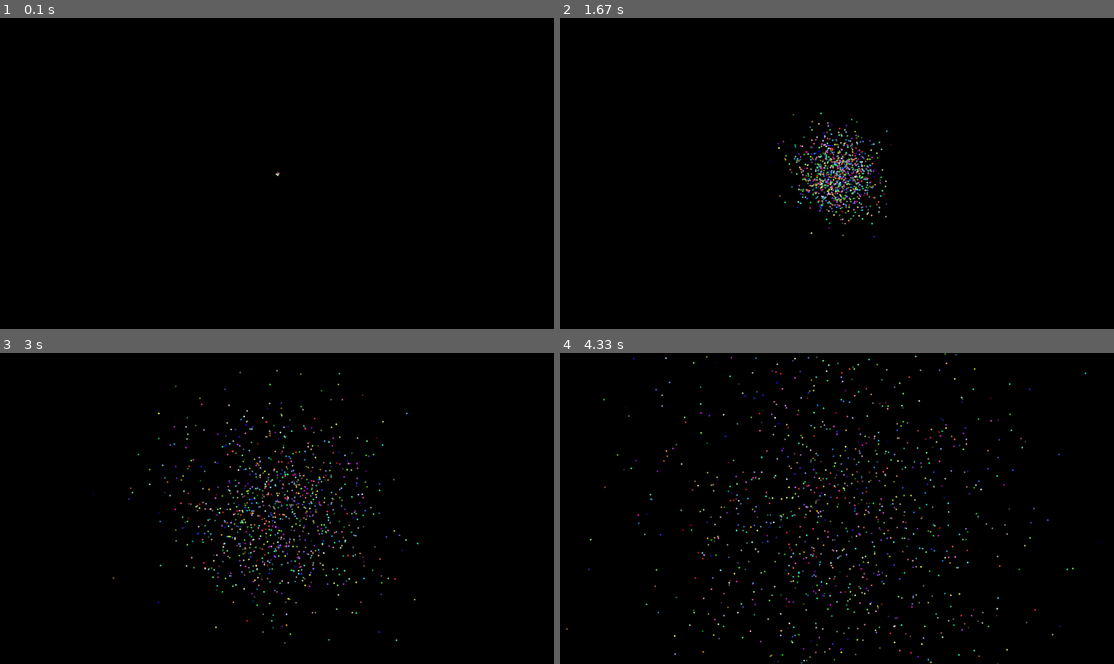
Above: before the commit, frames 1-4 (two rows, left to right).
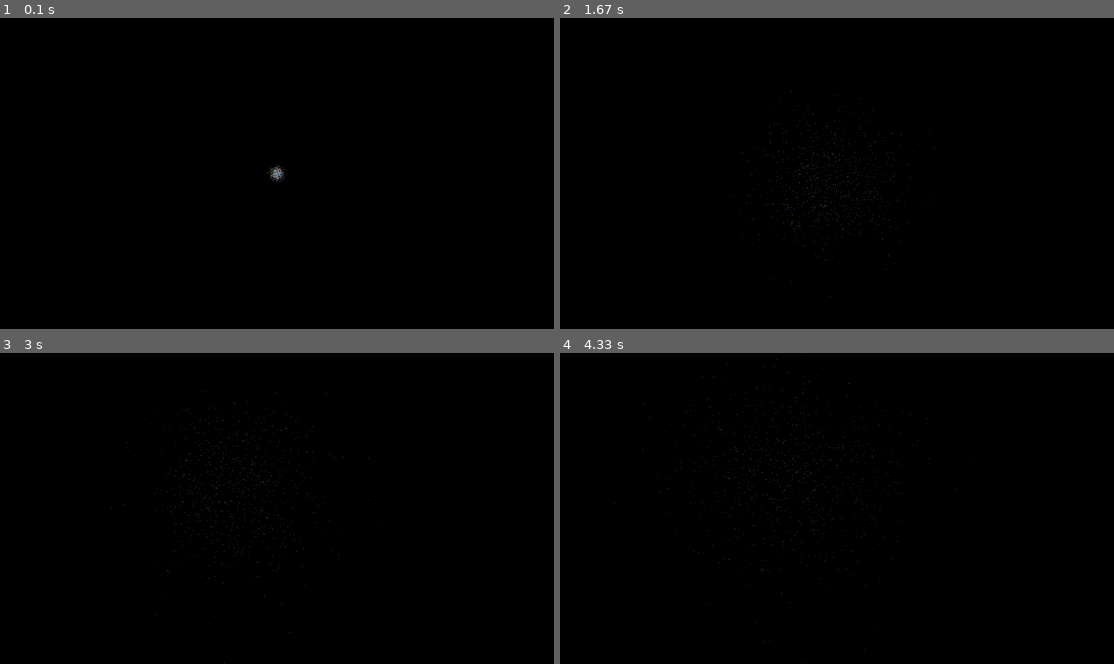
Above: after the commit, the same moments.

Repository: mikhailDyoshin/pygamePlayground
Game: pygame game, started from src/main.py
Two runs of this game, one before a commit and one after it. Both use one fixed random seed, a clock stepped at 60 frames per second and the inputs below.
Inputs (mouse positions are in pixels of both pictures, inside the frame that each line leads up to):
- Up to frame 1 (0.1 s): no input
- Up to frame 2 (1.67 s): move the mouse to (814, 185) at 0.37 s; move the mouse to (665, 126) at 0.87 s; move the mouse to (903, 201) at 1.2 s
- Up to frame 3 (3 s): move the mouse to (77, 499) at 1.7 s; move the mouse to (260, 455) at 2.27 s; move the mouse to (188, 405) at 2.6 s
- Up to frame 4 (4.33 s): move the mouse to (626, 440) at 3.03 s; move the mouse to (953, 452) at 3.43 s; move the mouse to (670, 402) at 4.1 s

The runs differ from the first frame. In frame 1, less than 0.1% of the frame differs, in the area x 48-52%, y 47-53%; in frame 2, 1.7%; in frame 3, 2.2%; in frame 4, 2.3%, in the area x 1-98%, y 0-100%.

Commit message:
Now dots are drawn to the mouse

Diff:
--- a/src/main.py
+++ b/src/main.py
@@ -1,8 +1,11 @@
 # Example file showing a circle moving on screen
 import pygame
 from moving_object import MovingObject, Size, update_objects, display_objects, initiate_dots
+from periodic_printer import PeriodicPrinter
 
-DOT_SIZE = Size(4, 4)
+DOT_SIZE = Size(1, 1)
+
+# printer = PeriodicPrinter(interval=1)
 
 def main():
 
@@ -14,20 +17,37 @@
     running = True
     dt = 0
 
-    dots: tuple[MovingObject, ...] = initiate_dots(number=1000, screen=screen)
+    dots: tuple[MovingObject, ...] = initiate_dots(number=1000, size=DOT_SIZE, screen=screen)
 
 
 
     while running:
         # poll for events
         # pygame.QUIT event means the user clicked X to close your window
+
+        mouse_position: pygame.Vector2 | None = None
+
         for event in pygame.event.get():
             if event.type == pygame.QUIT:
                 running = False
 
+            if event.type == pygame.MOUSEMOTION:
+                mouse_position = event.pos
+
+
         screen.fill("black")
 
-        dots = update_objects(dots, screen, dt)
+
+
+
+        dots = update_objects(dots, screen, dt, mouse_position)
+
+        # if mouse_position:
+        #     printer.update(dt, f"Steering: {dots[0].kinematics.velocity.magnitude()}")
+        # else:
+        #     printer.update(dt, f"Not Steering: {dots[0].kinematics.velocity.magnitude()}")
+
+
         display_objects(dots, screen=screen)
 
         # flip() the display to put your work on screen
--- a/src/moving_object.py
+++ b/src/moving_object.py
@@ -2,6 +2,7 @@
 from pygame import Vector2, Surface, draw, Rect
 from moving_dot import get_velocity, get_position, screen_wrap
 from utils import ZERO_VECTOR, screen_center, random_color_rgb, limit_vector
+from steer import steer
 
 
 @dataclass(frozen=True)
@@ -20,9 +21,22 @@
     size: Size
     color: tuple[int, int, int]
 
-    def _get_kinematics(self, screen: Surface, dt: float) -> Kinematics:
-        velocity = get_velocity(v0=self.kinematics.velocity, max_projection=10)
-        limited_velocity = limit_vector(velocity, 300)
+    def _get_kinematics(self, *, screen: Surface,  dt: float, target: Vector2 | None = None) -> Kinematics:
+        if target:
+            steering_velocity = self.kinematics.velocity + steer(
+                velocity=self.kinematics.velocity,
+                position=self.kinematics.position,
+                target=target,
+                max_speed=200
+            )
+            # print(f'Steering: {steering_velocity.magnitude()}')
+        else:
+            steering_velocity = self.kinematics.velocity
+            # print(f'Not Steering: {steering_velocity.magnitude()}')
+
+        velocity_with_noise = get_velocity(v0=steering_velocity, max_projection=100)
+
+        limited_velocity = limit_vector(velocity_with_noise, 300)
         position = screen_wrap(
             position=get_position(s0=self.kinematics.position, v=limited_velocity, dt=dt),
             width=screen.get_width(),
@@ -33,11 +47,18 @@
             position=position
         )
 
-    def update_kinematics(self, screen: Surface, dt: float) -> 'MovingObject':
-        return replace(self, kinematics=self._get_kinematics(screen, dt))
+    def update_kinematics(self, *, screen: Surface,  dt: float, target: Vector2 | None = None) -> 'MovingObject':
+        return replace(
+            self,
+            kinematics=self._get_kinematics(
+                screen=screen,
+                target=target,
+                dt=dt
+            )
+        )
 
-def update_objects(objects: tuple[MovingObject, ...], screen: Surface, dt: float) -> tuple[MovingObject, ...]:
-    return tuple([mv.update_kinematics(screen, dt) for mv in objects])
+def update_objects(objects: tuple[MovingObject, ...], screen: Surface, dt: float, target: Vector2 | None = None,) -> tuple[MovingObject, ...]:
+    return tuple([mv.update_kinematics(screen=screen, dt=dt, target=target) for mv in objects])
 
 def draw_ellipse(
         *,
@@ -53,11 +74,11 @@
         draw_ellipse(screen=screen, obj=obj)
 
 
-def initiate_dots(number: int, screen: Surface) -> tuple[MovingObject, ...]:
+def initiate_dots(number: int, size: Size, screen: Surface) -> tuple[MovingObject, ...]:
     return tuple([
             MovingObject(
                 kinematics=Kinematics(velocity=ZERO_VECTOR, position=screen_center(screen)),
-                size=Size(4, 4),
+                size=size,
                 color=random_color_rgb()
             )
             for _ in range(number)]
--- /dev/null
+++ b/src/steer.py
@@ -0,0 +1,8 @@
+from pygame import Vector2
+
+def steer(*, velocity: Vector2, position: Vector2, target: Vector2, max_speed: float):
+    from moving_dot import random_vector
+    desired = target - position
+    desired = desired.normalize() * max_speed
+    steer = desired - velocity
+    return steer + random_vector(300)
